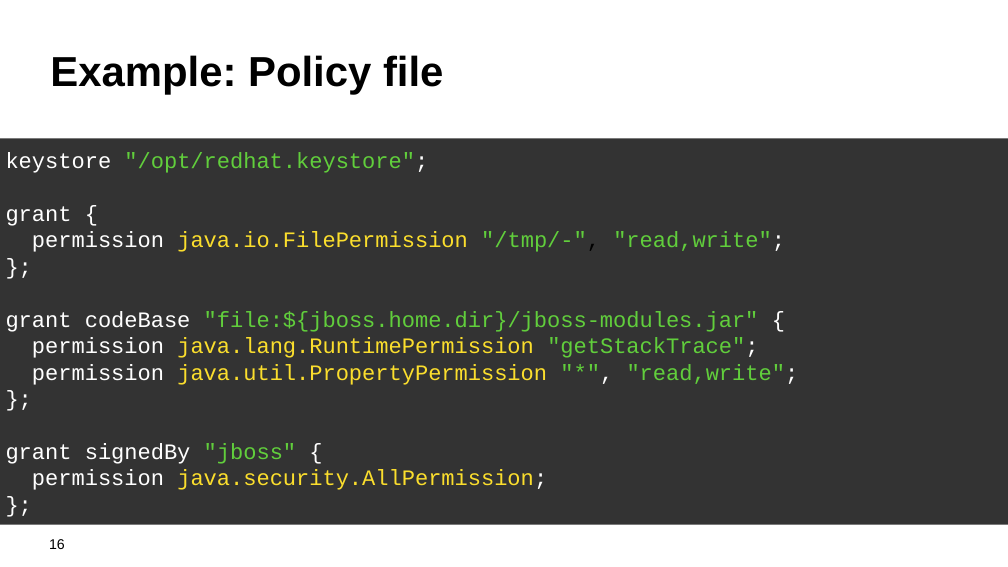
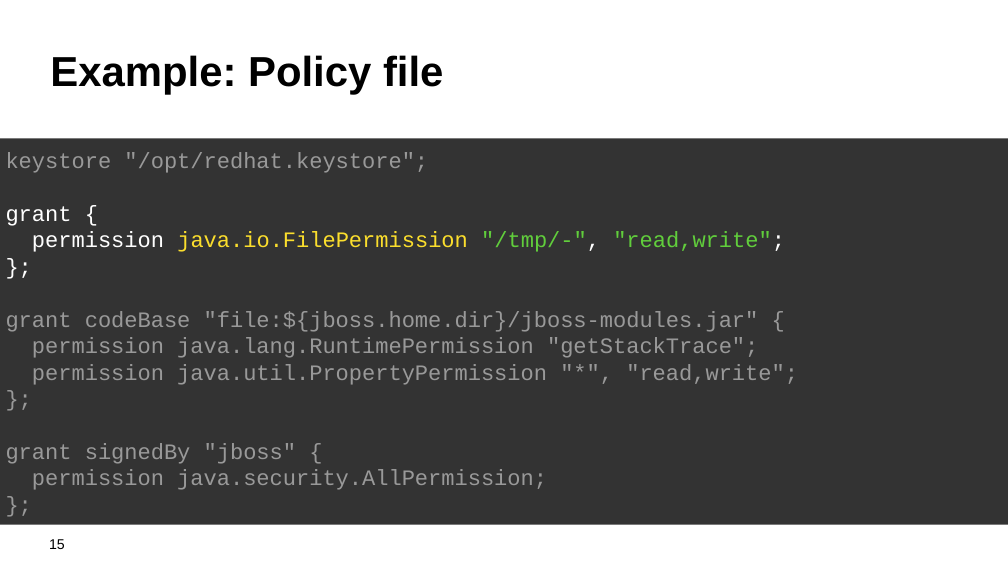
Before and after one commit to kwart/presentations, a slide deck: slide 15 of sec-man-reloaded.odp (slide 16 before the commit). Drawn at 1008x567 pixels with LibreOffice and Linux fonts; fonts in the diff are those of the drawing; background and template pictures are left out. Boxes give left, top, right and bottom in pixels: in the first picture for what was removed or moved away, otherwise in the second. Text is boxed around its words. In the diff, an @@ line names an element or a change of style, - is before the commit and + after.

Commit message:
policy file example update

```diff
--- a/sec-man-reloaded.odp
+++ b/sec-man-reloaded.odp
@@ text in rectangle at (6, 152, 798, 490): text colour #FFFFFF to #999999 in "keystore "/opt/redhat.keystore";", "grant codeBase {", "permission "getStackTrace";", "permission "*", "read,write";" and 4 more places; text colour #61CE3C to #999999 in ""/opt/redhat.keystore";", ""file:${jboss.home.dir}/jboss-modules.jar"", ""getStackTrace";", ""*", "read,write";" and 1 more places; text colour #000000 to #FFFFFF in ""/tmp/-","; text colour #FBDE2D to #999999 in "java.lang.RuntimePermission", "java.util.PropertyPermission", "java.security.AllPermission;" @@
@@ page number at (49, 539, 65, 549): text changed @@
-16
+15
```
Also in this commit, not shown: 1 other slide changed, 3 slides added, 1 slide removed.
